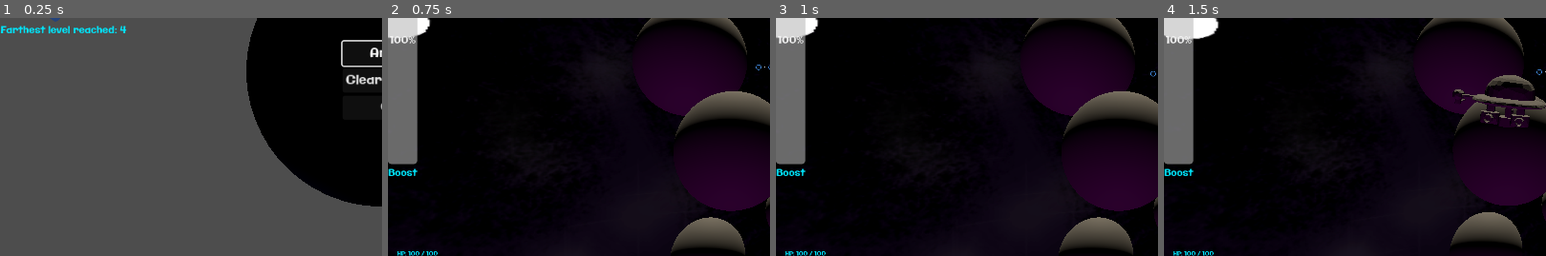
Above: before the commit, frames 1-4 (left to right).
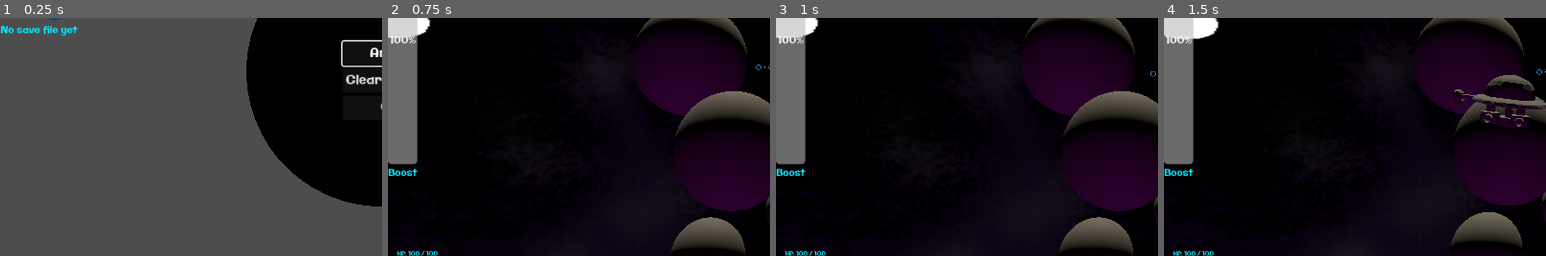
Above: after the commit, the same moments.

Repository: WilliamAalund/TAGD-Game-Jam-Fall-2024
Game: Godot game, scene res://Code/PrimaryScenes/Main/Main.tscn
Same seed, same stepped clock (60 frames per second), same inputs: the game is played once before the commit and once after it.
Inputs (mouse positions are % of the whole screen's width and height, from its top left):
- Up to frame 1 (0.25 s): no input
- Up to frame 2 (0.75 s): click "Arcade" at 0.5 s
- Up to frame 3 (1 s): no input
- Up to frame 4 (1.5 s): tap Enter at 1.25 s; move the mouse to (72, 45) at 1.27 s; hold D (debug_right) from 1.28 s (still down); hold Shift (boost) from 1.28 s (still down)
The pictures show only the part of the screen within x 0-50%, y 39-89%; the shares and areas given below are measured in that part.

The runs differ from the first frame. In frame 1, 0.6% of the frame differs, in the area x 0-34%, y 3-8%; in frame 2, nothing differs; in frame 3, nothing differs; in frame 4, nothing differs.

Commit message:
Added dynamic images to the shop as well as a scrap label

Diff:
--- a/Game/Code/Scripts/TestScripts/ItemDict.gd
+++ b/Game/Code/Scripts/TestScripts/ItemDict.gd
@@ -4,7 +4,7 @@
 	"Blaster":
 	{
 		"weapID": 1,
-		"image": "image",
+		"image": "res://Resources/Textures/Laser.png",
 		"description": "A powerful blaster",
 		"type": "Weapon",
 		"modifier": 1.2,
@@ -23,6 +23,7 @@
 	"Missile":
 	{
 		"price": 3,
+		"image": "sfdsfS",
 		"description": "A powerful missile",
 		"type": "Weapon",
 		"modifier": 2,
@@ -31,6 +32,7 @@
 	"Speed Boost":
 	{
 		"weapID": 99,
+		"image": "res://Resources/Images/icon.svg",
 		"description": "A minor speed boost",
 		"type": "Boost",
 		"modifier": 1.5,
@@ -39,6 +41,7 @@
 	"Health Boost":
 	{
 		"weapID": 99,
+		"image": "fafdads",
 		"description": "A minor health boost",
 		"type": "Health",
 		"modifier": 1.2,
--- a/Game/Code/Scripts/TestScripts/ShopTest.gd
+++ b/Game/Code/Scripts/TestScripts/ShopTest.gd
@@ -4,6 +4,7 @@
 
 # Load the dictionary script
 var item_data = preload("res://Code/Scripts/TestScripts/ItemDict.gd").new()
+var texture = load("res://Resources/Textures/Laser.png")
 
 var target_types = ["Weapon", "Boost", "Health"]  # Adjust as needed
 
@@ -12,6 +13,8 @@
 var selected_items = []
 
 @export var shop_level = 1
+var level_price_multiplier = 15
+
 
 # Function to select random items ensuring each button displays a specific type
 func select_random_items():
@@ -37,6 +40,7 @@
 
 func update_ui():
 
+	$ScrapLabel.text = "Scrap: " + str(PlayerData.scrap)
 	update_ui_box(get_node("ItemButton1"), selected_items[0]) #Weapon
 	update_ui_box(get_node("ItemButton2"), selected_items[1]) #Boost
 	update_ui_box(get_node("ItemButton3"), selected_items[2]) #Health
@@ -53,7 +57,7 @@
 	else:
 		# Display the selected item's details
 		var item = item_data.Items[item_name]
-		ui_box.update_button_elements(item_name, 999, item.description, item.type)
+		ui_box.update_button_elements(item_name, shop_level * level_price_multiplier, item.description, item.type, item["image"])
 		#ui_box.get_node("ItemName").text = item_name
 		#ui_box.get_node("ItemPrice").text = "Price: $"
 		#ui_box.get_node("ItemDescription").text = item.description
--- a/Game/Code/Scripts/TestScripts/WeaponDict.gd
+++ b/Game/Code/Scripts/TestScripts/WeaponDict.gd
@@ -3,15 +3,7 @@
 var Weapons = {
 	1:
 	{
-		"Name": "Base",
-		"rpm": 10,
-		"auto": true,
-		"range": 500,
-		"velocity": 500,
-		"spread": 0,
-		"damage": 2,
-		"mode": 3
-
+		"weapon": WeaponConstants.DEFAULT_LASER_WEAPON
 	},
 	2:
 	{
--- a/Game/Code/Scripts/item_button.gd
+++ b/Game/Code/Scripts/item_button.gd
@@ -15,7 +15,9 @@
 func _process(delta: float) -> void:
 	pass
 
-func update_button_elements(weapon_name, price, description, type):
+func update_button_elements(weapon_name, price, description, type, image):
 	name_label.text = weapon_name
 	price_label.text = str(price)
 	description_label.text = description
+	var picture = load(image)
+	$VBoxContainer/ItemImage.texture = picture
--- a/Game/Code/Tests/ItemButton.tscn
+++ b/Game/Code/Tests/ItemButton.tscn
@@ -1,11 +1,7 @@
-[gd_scene load_steps=4 format=3 uid="uid://517ufem84oyx"]
+[gd_scene load_steps=3 format=3 uid="uid://517ufem84oyx"]
 
 [ext_resource type="Script" path="res://Code/Scripts/item_button.gd" id="1_vbvb1"]
-
-[sub_resource type="Gradient" id="Gradient_8tq1o"]
-
-[sub_resource type="GradientTexture2D" id="GradientTexture2D_c1dw8"]
-gradient = SubResource("Gradient_8tq1o")
+[ext_resource type="Texture2D" uid="uid://dmntm7c5eyqn" path="res://Resources/Textures/Laser.png" id="2_p8s0l"]
 
 [node name="ItemButton" type="Button"]
 anchors_preset = 15
@@ -48,7 +44,7 @@
 layout_mode = 2
 size_flags_horizontal = 4
 size_flags_vertical = 0
-texture = SubResource("GradientTexture2D_c1dw8")
+texture = ExtResource("2_p8s0l")
 expand_mode = 1
 
 [node name="ItemDescription" type="Label" parent="VBoxContainer"]
--- a/Game/Code/Tests/ShopTest.tscn
+++ b/Game/Code/Tests/ShopTest.tscn
@@ -1,5 +1,6 @@
-[gd_scene load_steps=3 format=3 uid="uid://blheuomdr3anl"]
+[gd_scene load_steps=4 format=3 uid="uid://blheuomdr3anl"]
 
+[ext_resource type="Theme" uid="uid://cvn6e33yj56j7" path="res://Resources/UIElements/InGameUI.tres" id="1_h8ugx"]
 [ext_resource type="Script" path="res://Code/Scripts/TestScripts/ShopTest.gd" id="1_ww0oy"]
 [ext_resource type="PackedScene" uid="uid://517ufem84oyx" path="res://Code/Tests/ItemButton.tscn" id="2_panc0"]
 
@@ -10,6 +11,7 @@
 anchor_bottom = 1.0
 grow_horizontal = 2
 grow_vertical = 2
+theme = ExtResource("1_h8ugx")
 script = ExtResource("1_ww0oy")
 
 [node name="ItemButton1" parent="." instance=ExtResource("2_panc0")]
@@ -33,18 +35,46 @@
 offset_right = -53.0
 offset_bottom = -286.0
 
+[node name="TitleLabel" type="Label" parent="."]
+layout_mode = 1
+anchors_preset = 5
+anchor_left = 0.5
+anchor_right = 0.5
+offset_left = -64.0
+offset_top = 15.0
+offset_right = 64.0
+offset_bottom = 87.0
+grow_horizontal = 2
+theme_override_font_sizes/font_size = 50
+text = "Shop"
+
+[node name="TitleSubLabel" type="Label" parent="TitleLabel"]
+layout_mode = 1
+anchors_preset = 7
+anchor_left = 0.5
+anchor_top = 1.0
+anchor_right = 0.5
+anchor_bottom = 1.0
+offset_left = -135.0
+offset_top = -7.0
+offset_right = 135.0
+offset_bottom = 16.0
+grow_horizontal = 2
+grow_vertical = 0
+text = "Spend scrp to buy better items!"
+
 [node name="ContinueButton" type="Button" parent="."]
 layout_mode = 1
-anchors_preset = 3
-anchor_left = 1.0
+anchors_preset = 7
+anchor_left = 0.5
 anchor_top = 1.0
-anchor_right = 1.0
+anchor_right = 0.5
 anchor_bottom = 1.0
-offset_left = -180.0
+offset_left = -75.0
 offset_top = -100.0
-offset_right = -30.0
+offset_right = 75.0
 offset_bottom = -50.0
-grow_horizontal = 0
+grow_horizontal = 2
 grow_vertical = 0
 text = "Continue"
 
@@ -76,6 +106,19 @@
 text = "Health
 "
 
+[node name="ScrapLabel" type="Label" parent="."]
+layout_mode = 1
+anchors_preset = 1
+anchor_left = 1.0
+anchor_right = 1.0
+offset_left = -80.0
+offset_top = 50.0
+offset_right = -40.0
+offset_bottom = 73.0
+grow_horizontal = 0
+theme_override_font_sizes/font_size = 35
+text = "Scrap: 999"
+
 [connection signal="pressed" from="ItemButton1" to="." method="_on_item_button_pressed"]
 [connection signal="pressed" from="ItemButton2" to="." method="_on_item_button_pressed"]
 [connection signal="pressed" from="ItemButton3" to="." method="_on_item_button_pressed"]
--- a/Game/save.json
+++ b/Game/save.json
@@ -1 +1 @@
-{"farthest_level":4,"high_score":-1,"high_score_name":""}
+{"farthest_level":-1,"high_score":-1,"high_score_name":""}
